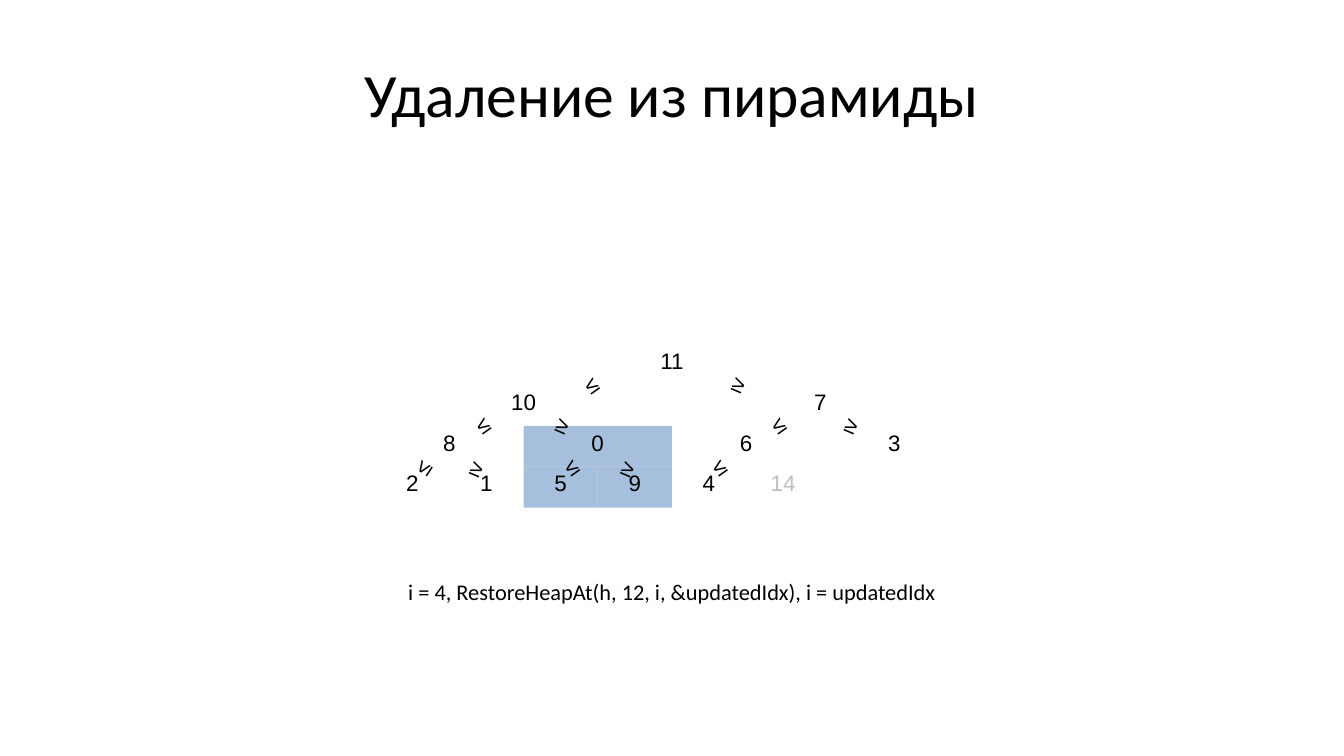
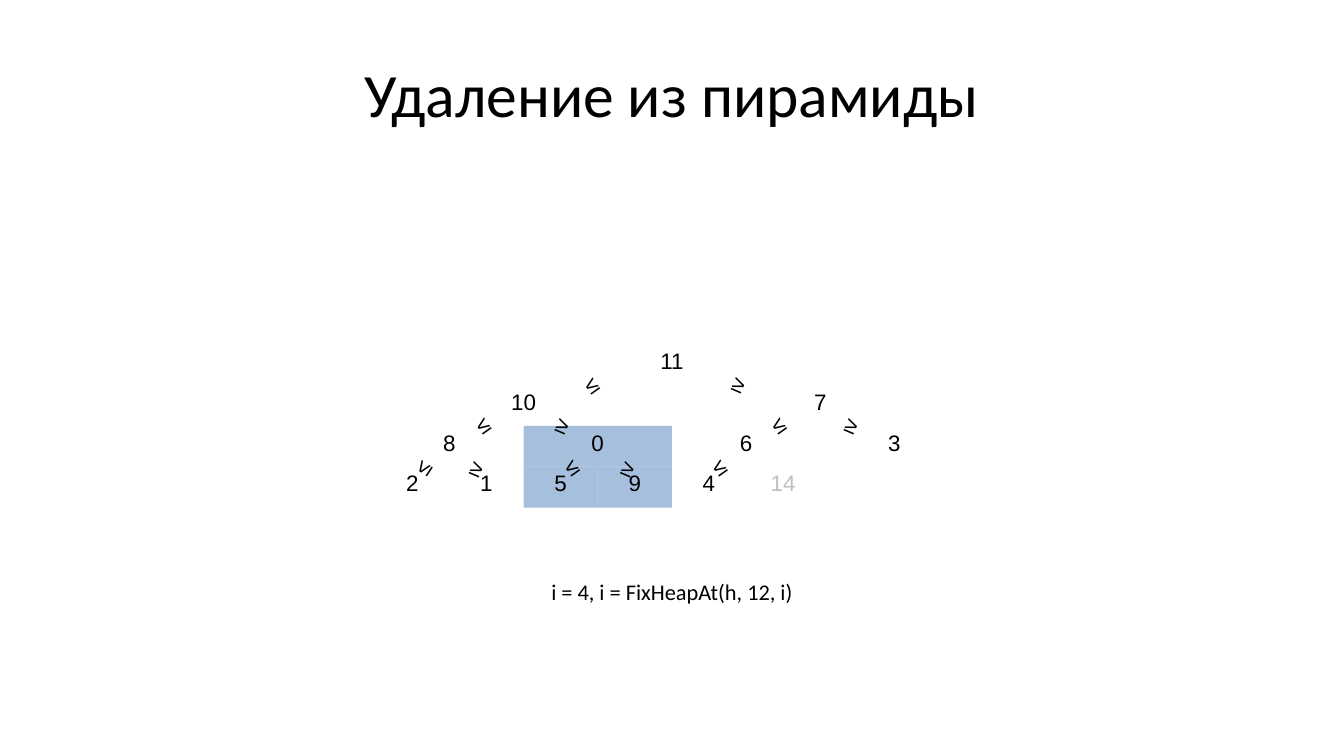
Before and after one commit to Evgueni-Petrov-aka-espetrov/Algorithms-and-Programming-in-C-pptx, a slide deck: slide 71 of 13 Сортировка.pptx. Drawn at 1344x756 pixels with LibreOffice and Linux fonts; fonts in the diff are those of the drawing. Boxes give left, top, right and bottom in pixels: in the first picture for what was removed or moved away, otherwise in the second. Text is boxed around its words. In the diff, an @@ line names an element or a change of style, - is before the commit and + after.

Commit message:
исправил код heap sort :-)

```diff
--- a/13 Сортировка.pptx
+++ b/13 Сортировка.pptx
@@ text at [551, 584, 792, 604]: text changed @@
-i = 4, RestoreHeapAt(h, 12, i, &updatedIdx), i = updatedIdx
+i = 4, i = FixHeapAt(h, 12, i)
```
Also in this commit, not shown: 9 other slides changed.
